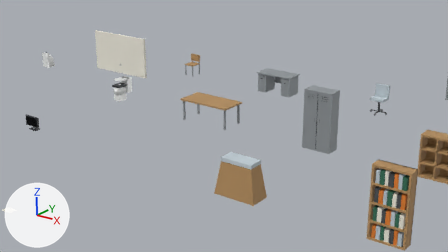
An edit to the Blender file assets/blender/v2/B03/b03_school_prop_library.blend, drawn before and after from the same camera.
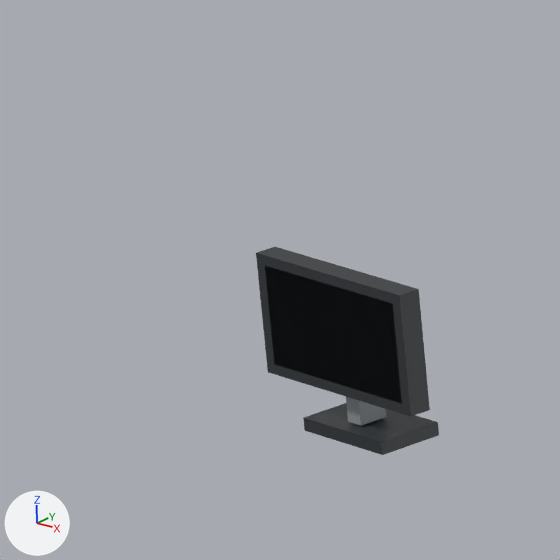
Each version is shown from the file's camera 'PREVIEW_Camera_Scale', then close up on the part from 1% to 11% of the width and 38% to 55% of the height. The lights are fixed; the arrows at lower left show +X, +Y and +Z. The older version's two pictures come first.

In view in the first close-up: 'VIS_Prop_PcMonitor'.
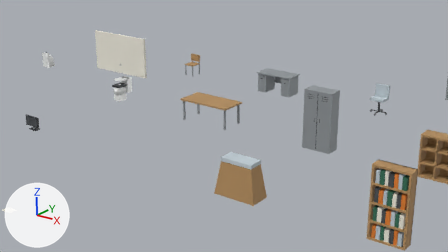
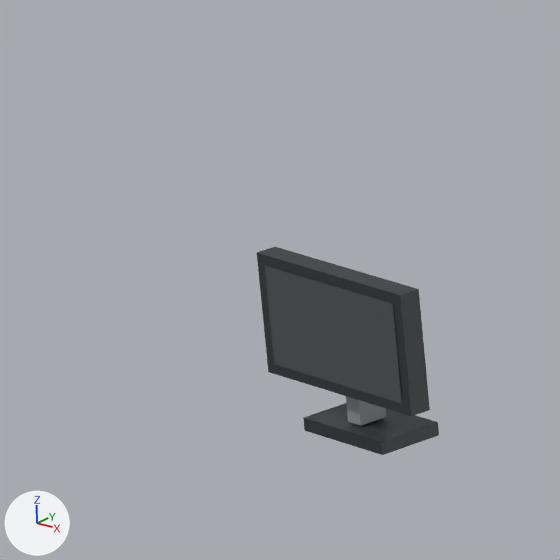
What differs and where, as boxes [x1, y1, x2, y2] in the close-ups (560 x 560 px):
'VIS_Prop_PcMonitor', reshaped: before [256, 247, 439, 455]; after [257, 247, 439, 455]
part 1 of me_vis_prop_pcmonitor, cut back: before [256, 247, 430, 416]; after [257, 247, 430, 416]

The edits, one by one:
me_vis_prop_pcmonitor is used by ob_vis_prop_pcmonitor; location (-6.0, -2.0, 0.0).
Verts and faces of me_vis_prop_pcmonitor; kept vertices keep their numbers, new ones are numbered from 32.
Before the commit, vertices of me_vis_prop_pcmonitor: 0 (-0.275, 0.0, 0.13) at pixel (267, 372), 1 (-0.275, 0.0, 0.45) at pixel (255, 252), 4 (0.275, 0.0, 0.13) at pixel (410, 416), 5 (0.275, 0.0, 0.45) at pixel (399, 295), 8 (-0.245, 0.0, 0.157) at pixel (274, 364).
Before the commit, vertices of me_vis_prop_pcmonitor: 9 (-0.245, 0.0, 0.422) at pixel (264, 265), 10 (-0.245, 0.012, 0.157), 11 (-0.245, 0.012, 0.422), 12 (0.245, 0.0, 0.157) at pixel (401, 403), 13 (0.245, 0.0, 0.422) at pixel (392, 303).
Before the commit, vertices of me_vis_prop_pcmonitor: 14 (0.245, 0.012, 0.157), 15 (0.245, 0.012, 0.422).
me_vis_prop_pcmonitor had 32 vertices, 24 faces and spanned x -0.275..0.275, y 0.0..0.18, z 0.0..0.45.
me_vis_prop_pcmonitor now has 28 vertices, 19 faces and spans x -0.275..0.275, y 0.0..0.18, z 0.0..0.45.
Part 1, on me_vis_prop_pcmonitor:
Vertices deleted: 10, 11, 14, 15 (with the faces that use them).
Vertices 0, 1, 4, 5 move by (0.0, 0.002, 0.0).
